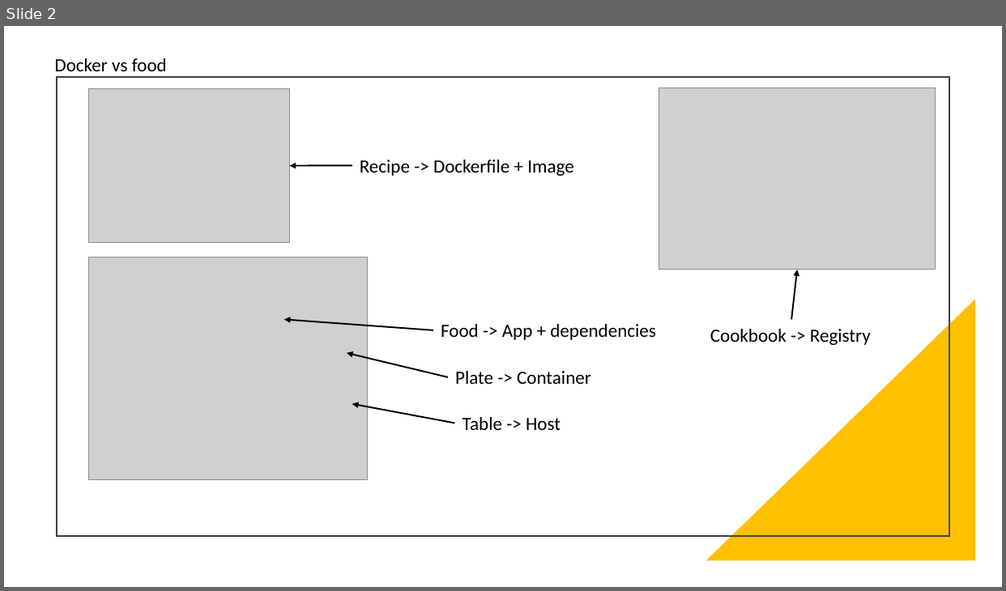
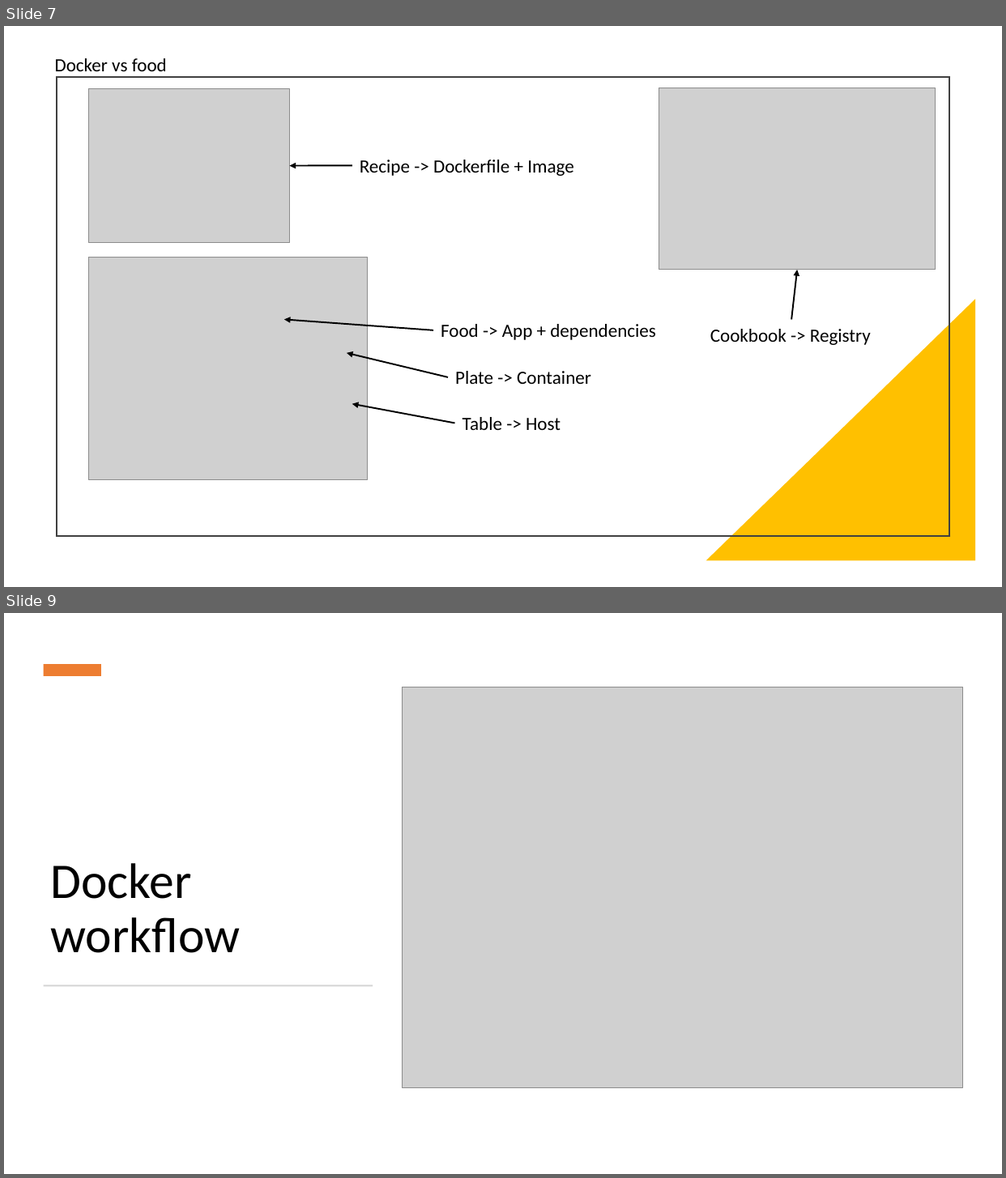
Before and after one commit to santanaguy/hexis-presentations, a slide deck: Docker Delight.pptx. Shown one above the other, each under a label of ours: slide 2 before the commit, slides 7 and 9 after it; the slides between them are not shown. The pictures are 1006x591 and 1006x1178 pixels, drawn with LibreOffice and Linux fonts; fonts in the diff are those of the drawing; grey boxes stand for pictures. Boxes give left, top, right and bottom in pixels: in the first picture for what was removed or moved away, otherwise in the second. Text is boxed around its words. In the diff, an @@ line names an element or a change of style, - is before the commit and + after.

```diff
--- a/Docker Delight.pptx
+++ b/Docker Delight.pptx
@@ slide 9 added at box(4, 613, 1002, 1174), background #FFFFFF @@
@@ rectangle added at box(44, 664, 101, 676), fill #ED7D31 @@
@@ picture added at box(403, 687, 963, 1088) @@
@@ text added at box(51, 863, 241, 953), 48 pt, text #000000 @@
+Docker workflow
@@ rectangle added at box(44, 985, 373, 986), fill #D5D5D5 @@
@@ what was slide 2 is now slide 7 @@
```
Also in this commit, not shown: 3 slides changed, 25 other slides added, 5 slides removed, 2 other files.
